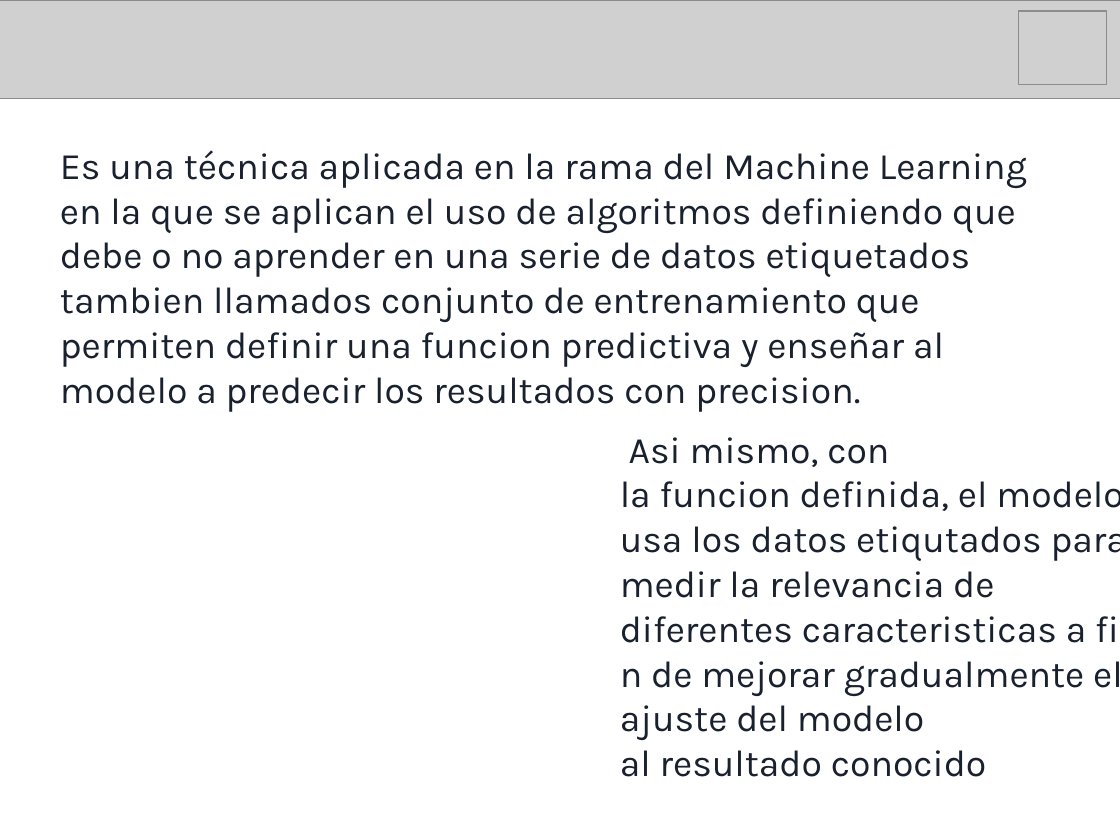
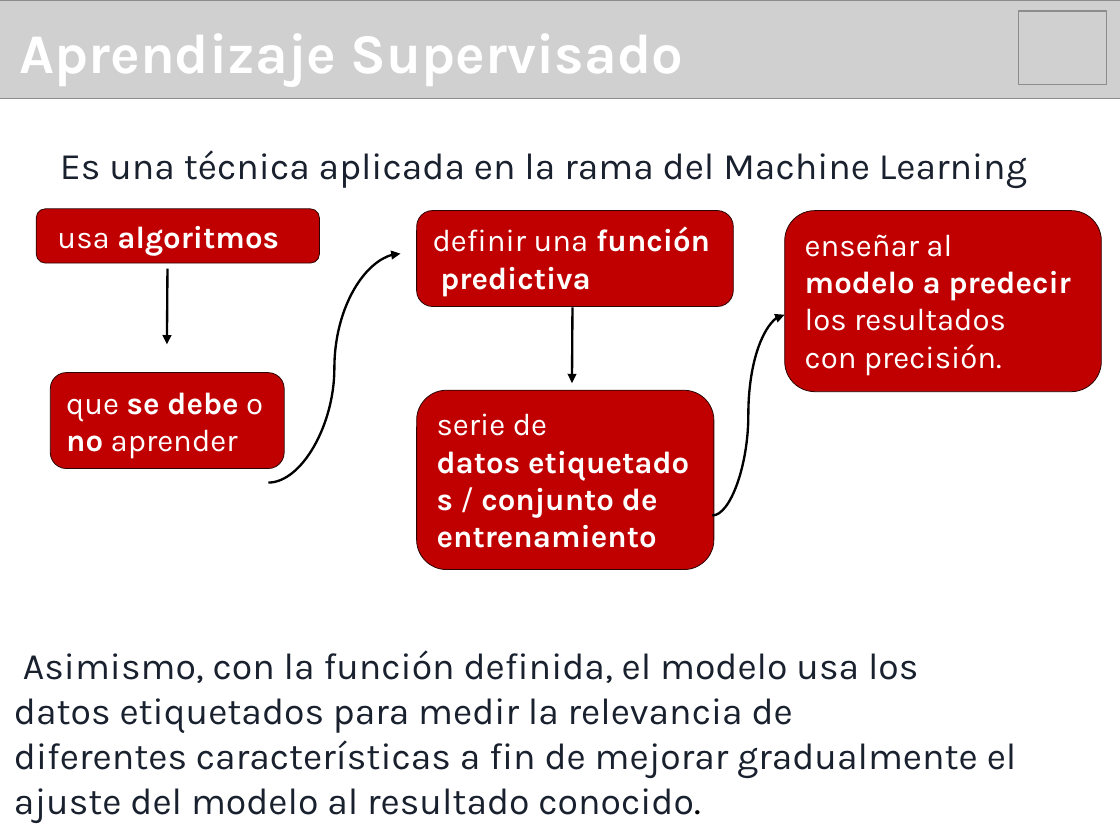
Before and after one commit to IgnGGA/grupo9, a slide deck: slide 4 of presentación/presentaciónDosMineriaDeDatos.pptx. Drawn at 1120x840 pixels with LibreOffice and Linux fonts; fonts in the diff are those of the drawing; grey boxes stand for pictures. Boxes give left, top, right and bottom in pixels: in the first picture for what was removed or moved away, otherwise in the second. Text is boxed around its words. In the diff, an @@ line names an element or a change of style, - is before the commit and + after.

```diff
--- a/presentación/presentaciónDosMineriaDeDatos.pptx
+++ b/presentación/presentaciónDosMineriaDeDatos.pptx
@@ text added at <box>19,34,683,87</box>, 36 pt, text #FFFFFF, bold @@
+Aprendizaje Supervisado
@@ text at <box>60,150,1027,188</box>: text changed @@
-Es una técnica aplicada en la rama del Machine Learning en la que se aplican el uso de algoritmos definiendo que debe o no aprender en una serie de datos etiquetados tambien llamados conjunto de entrenamiento que permiten definir una funcion predictiva y enseñar al modelo a predecir los resultados con precision.
+Es una técnica aplicada en la rama del Machine Learning
@@ rounded rectangle added at <box>36,208,319,262</box>, fill #C00000, outline #2B0404 0.5 pt, 20 pt, text #FFFFFF, bold @@
+usa algoritmos
@@ rounded rectangle added at <box>417,211,734,307</box>, fill #C00000, outline #2B0404 0.5 pt, 20 pt, text #FFFFFF, bold @@
+definir una función
+predictiva
@@ rounded rectangle added at <box>785,211,1102,392</box>, fill #C00000, outline #2B0404 0.5 pt, 20 pt, text #FFFFFF @@
+enseñar al modelo a predecir los resultados con precisión.
@@ arrow added from (168, 269) to (167, 344), #000000 1.5 pt @@
@@ curved arrow added from (269, 483) to (401, 254), #000000 1.5 pt @@
@@ arrow added from (572, 307) to (572, 383), #000000 1.5 pt @@
@@ curved arrow added from (712, 515) to (784, 315), #000000 1.5 pt @@
@@ rounded rectangle added at <box>50,373,284,469</box>, fill #C00000, outline #2B0404 0.5 pt, 20 pt, text #FFFFFF @@
+que se debe o no aprender
@@ rounded rectangle added at <box>417,390,713,569</box>, fill #C00000, outline #2B0404 0.5 pt, 20 pt, text #FFFFFF, bold @@
+serie de datos etiquetados / conjunto de entrenamiento
@@ text at <box>14,650,1017,823</box>: text changed @@
-Asi mismo, con la funcion definida, el modelo usa los datos etiqutados para medir la relevancia de diferentes caracteristicas a fin de mejorar gradualmente el ajuste del modelo al resultado conocido
+Asimismo, con la función definida, el modelo usa los datos etiquetados para medir la relevancia de diferentes características a fin de mejorar gradualmente el ajuste del modelo al resultado conocido.
```
Also in this commit, not shown: 3 other slides changed, 3 slides added, 3 slides removed, 12 other files.
